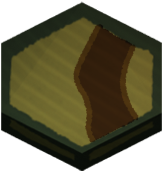
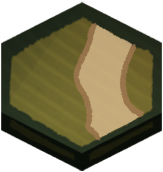
The second 163 × 172 image is a revision of the first. Changes to its layers:
pixels changed over <box>73,22,144,143</box> (layer not identified)
